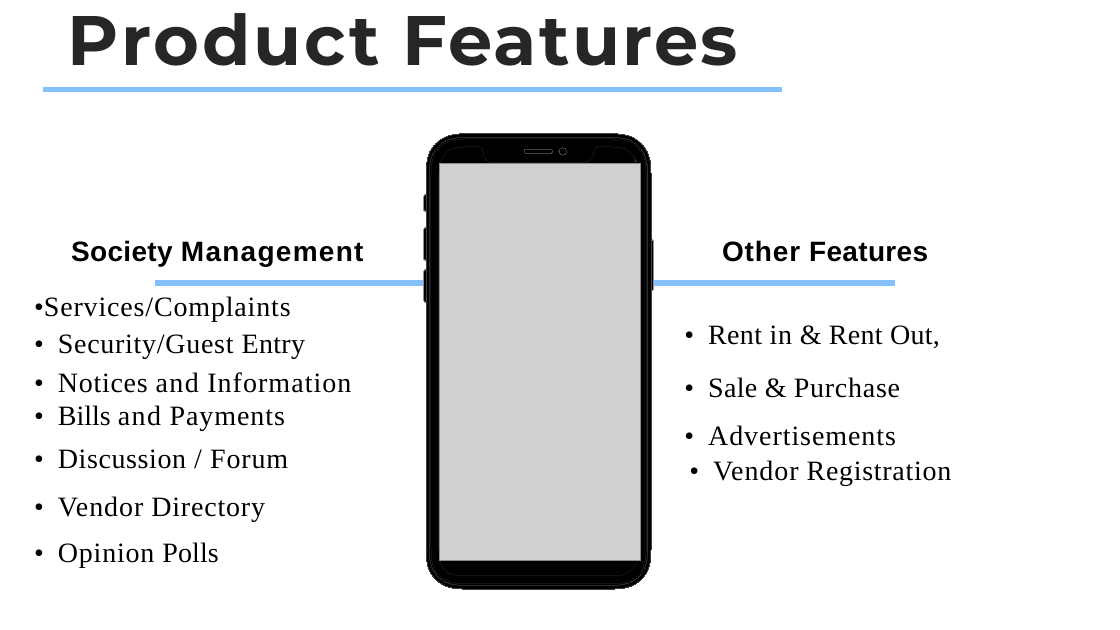
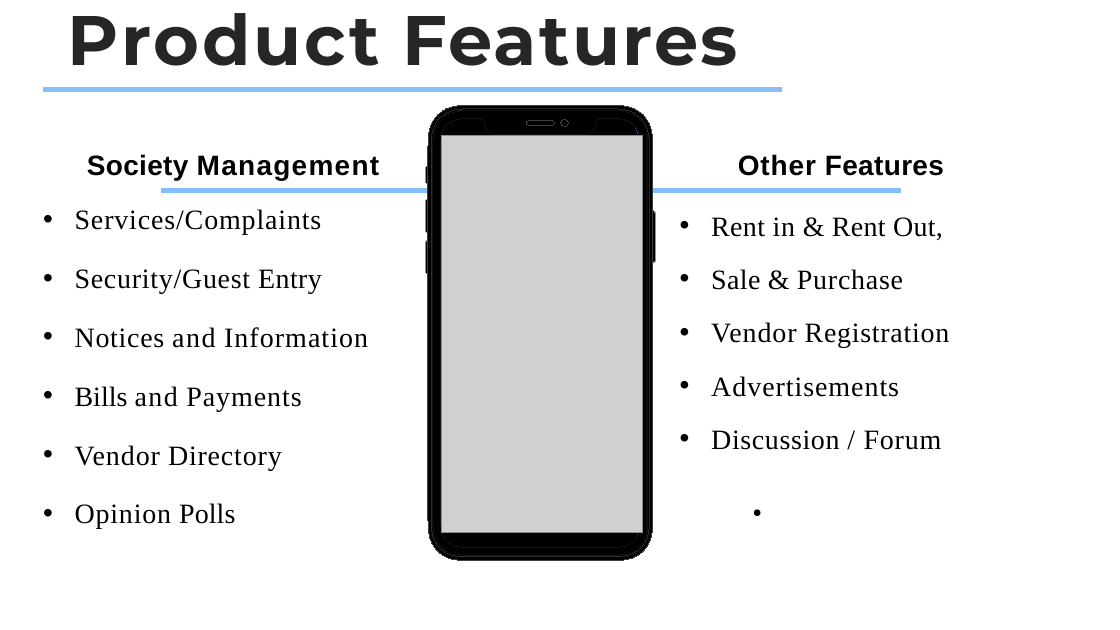
Before and after one commit to Anvisys/Documents, a slide deck: slide 16 of Nestin presentation.pptx. Drawn at 1120x630 pixels with LibreOffice and Linux fonts; fonts in the diff are those of the drawing; grey boxes stand for pictures. Boxes give left, top, right and bottom in pixels: in the first picture for what was removed or moved away, otherwise in the second. Text is boxed around its words. In the diff, an @@ line names an element or a change of style, - is before the commit and + after.

Commit message:
changes

```diff
--- a/Nestin presentation.pptx
+++ b/Nestin presentation.pptx
@@ 10 freeform shapes, 1 picture: place and size @@
-10 freeform shapes, 1 picture at box(424, 134, 654, 589)
+10 freeform shapes, 1 picture at box(426, 105, 655, 560)
@@ text "Society Management Other Features": place and size @@
-text "Society Management Other Features" at box(71, 240, 928, 266)
+text "Society Management Other Features" at box(87, 154, 944, 180)
@@ text at box(75, 209, 368, 529): text changed @@
-•Services/Complaints
+• Services/Complaints
+• Security/Guest Entry
+• Notices and Information
+• Bills and Payments
+• Vendor Directory
+• Opinion Polls
@@ freeform shape: place and size @@
-freeform shape at box(155, 281, 895, 286)
+freeform shape at box(161, 188, 901, 192)
@@ text at box(711, 217, 950, 450): text changed @@
-• Rent in & Rent Out,
-• Sale & Purchase
+• Rent in & Rent Out,
+• Sale & Purchase
+• Vendor Registration
+• Advertisements
+• Discussion / Forum
@@ text removed at box(58, 334, 306, 358) @@
-• Security/Guest Entry
@@ text removed at box(58, 372, 351, 393) @@
-• Notices and Information
@@ text removed at box(58, 405, 285, 431) @@
-• Bills and Payments
@@ text removed at box(58, 449, 288, 469) @@
-• Discussion / Forum
@@ text removed at box(708, 425, 896, 446) @@
-• Advertisements
@@ text at box(713, 460, 952, 486): text changed @@
-• Vendor Registration
+•
@@ text removed at box(58, 496, 265, 522) @@
-• Vendor Directory
@@ text removed at box(58, 542, 218, 568) @@
-• Opinion Polls
```
Also in this commit, not shown: 8 other slides changed, 2 slides removed.
